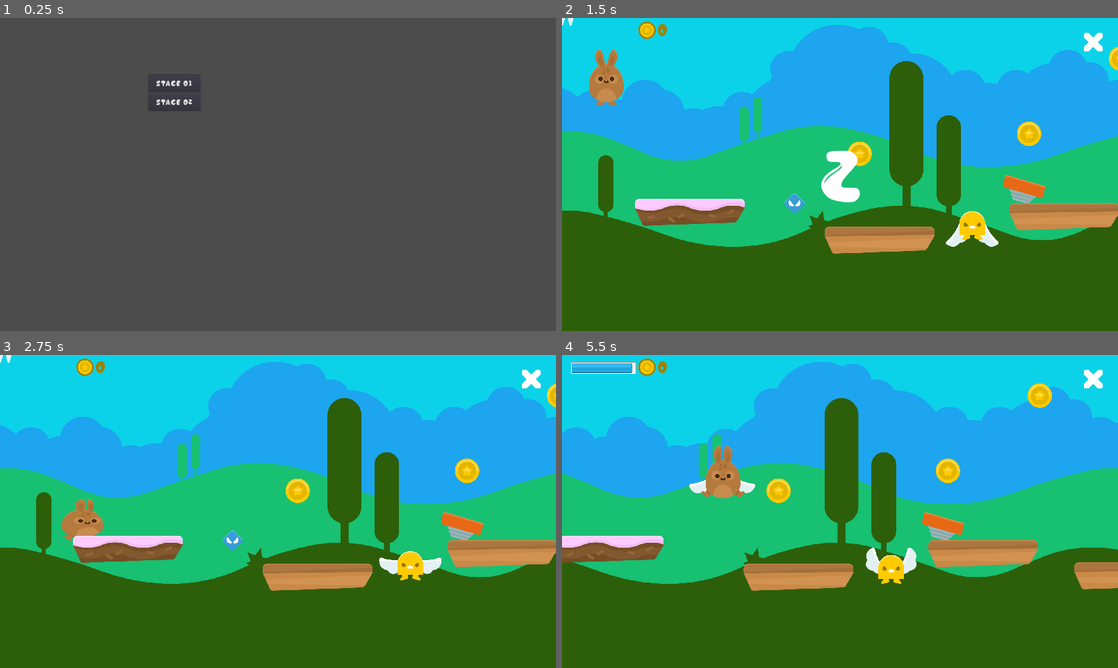
Above: before the commit, frames 1-4 (two rows, left to right).
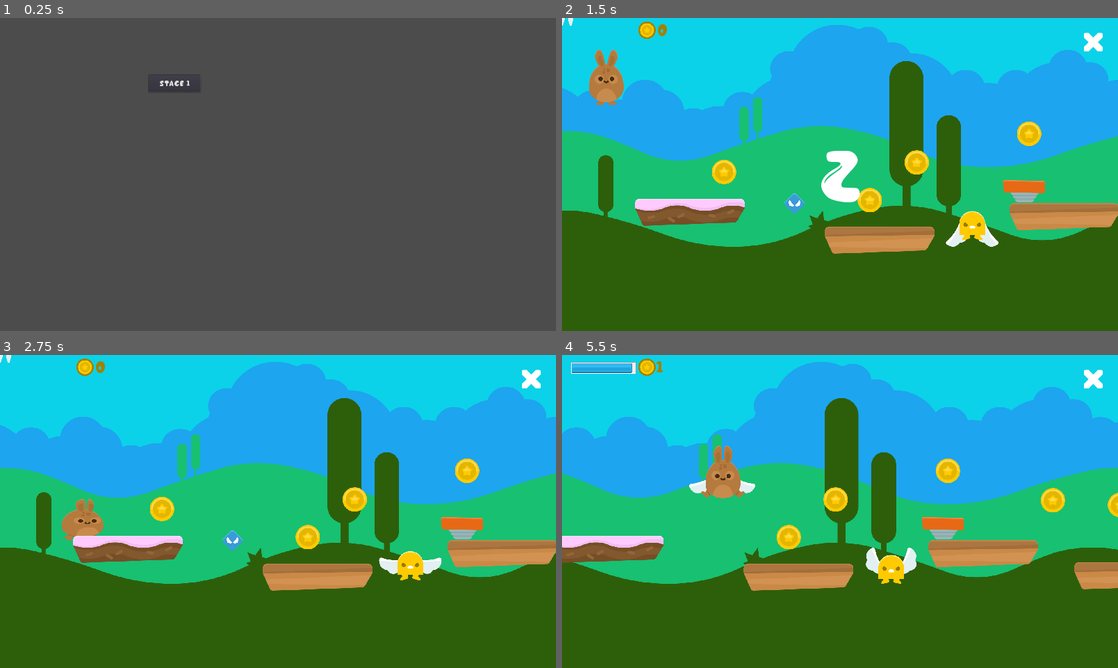
Above: after the commit, the same moments.

Repository: catalunha/bunnerrunner
Game: Godot game, scene res://scenes/game.tscn
The game is run twice, just before and just after one commit, with the same random seed, the same clock (stepped at 60 frames per second) and the same inputs.
Inputs (mouse positions are in pixels of both pictures, inside the frame that each line leads up to):
- Up to frame 1 (0.25 s): no input
- Up to frame 2 (1.5 s): click "Stage 01" (after the commit: "Stage 1") at 0.5 s; move the mouse to (962, 158) at 1.27 s; tap Ctrl (jump) at 1.35 s; click (962, 158) at 1.42 s
- Up to frame 3 (2.75 s): tap Ctrl (jump) at 1.52, 1.82, 2.1, 2.27, 2.57 s; move the mouse to (166, 527) at 2.02 s; click (166, 527) at 2.17 s
- Up to frame 4 (5.5 s): move the mouse to (895, 442) at 2.77 s; tap Ctrl (jump) at 2.85, 3.6, 3.77, 4.07, 4.35, 4.52, 4.82, 5.1, 5.27 s; click (895, 442) at 2.92 s; move the mouse to (812, 574) at 3.52 s; click (812, 574) at 3.67 s; move the mouse to (1006, 558) at 4.27 s; click (1006, 558) at 4.42 s; move the mouse to (673, 464) at 5.02 s; click (673, 464) at 5.17 s

The runs differ from the first frame. In frame 1, 0.2% of the frame differs, in the area x 28-35%, y 20-30%; in frame 2, 1.3%; in frame 3, 1.4%; in frame 4, 1.7%, in the area x 17-100%, y 2-62%.

Commit message:
fim projeto

Diff:
--- a/project.godot
+++ b/project.godot
@@ -18,6 +18,10 @@
 config/name="bunnerrunner"
 run/main_scene="res://scenes/game.tscn"
 config/icon="res://icon.png"
+
+[autoload]
+
+GameData="*res://scripts/game_data.gd"
 
 [debug]
 
--- a/resources/player_skin_brown.tres
+++ b/resources/player_skin_brown.tres
@@ -13,6 +13,11 @@
 "name": "idle",
 "speed": 5.0
 }, {
+"frames": [ ExtResource( 2 ), ExtResource( 3 ) ],
+"loop": true,
+"name": "victory",
+"speed": 5.0
+}, {
 "frames": [ ExtResource( 3 ) ],
 "loop": true,
 "name": "jump",
@@ -23,11 +28,6 @@
 "name": "walk",
 "speed": 5.0
 }, {
-"frames": [ ExtResource( 2 ), ExtResource( 3 ) ],
-"loop": true,
-"name": "victory",
-"speed": 5.0
-}, {
 "frames": [ ExtResource( 5 ) ],
 "loop": true,
 "name": "hurt",
--- a/scenes/game.tscn
+++ b/scenes/game.tscn
@@ -98,14 +98,10 @@
 }
 
 [node name="stage_button" parent="interface/stage_buttons" instance=ExtResource( 1 )]
+text = "Stage 1"
 stage = "res://scenes/test_area.tscn"
 music = "res://music/happy.ogg"
-
-[node name="stage_button2" parent="interface/stage_buttons" instance=ExtResource( 1 )]
-margin_top = 64.0
-margin_bottom = 124.0
-text = "Stage 02"
-stage = "res://scenes/test_area.tscn"
+stage_name = "stage1"
 
 [node name="stream_victory" type="AudioStreamPlayer" parent="."]
 stream = ExtResource( 7 )
--- a/scenes/golden_carrot.tscn
+++ b/scenes/golden_carrot.tscn
@@ -29,7 +29,7 @@
 tracks/0/imported = false
 tracks/0/enabled = true
 tracks/0/keys = {
-"times": PoolRealArray( 0, 0.5, 0.6, 0.7 ),
+"times": PoolRealArray( 0.1, 0.6, 0.7, 0.8 ),
 "transitions": PoolRealArray( 1, 1, 1, 1 ),
 "update": 0,
 "values": [ Vector2( 0, 0 ), Vector2( 0, 0 ), Vector2( 0, 0 ), Vector2( 0, 0 ) ]
@@ -41,7 +41,7 @@
 tracks/1/imported = false
 tracks/1/enabled = true
 tracks/1/keys = {
-"times": PoolRealArray( 0, 0.5, 0.6, 0.7 ),
+"times": PoolRealArray( 0.1, 0.6, 0.7, 0.8 ),
 "transitions": PoolRealArray( 1, 1, 1, 1 ),
 "update": 0,
 "values": [ 0.0, 0.0, 0.0, 0.0 ]
@@ -53,7 +53,7 @@
 tracks/2/imported = false
 tracks/2/enabled = true
 tracks/2/keys = {
-"times": PoolRealArray( 0, 0.5, 0.6, 0.7 ),
+"times": PoolRealArray( 0.1, 0.6, 0.7, 0.8 ),
 "transitions": PoolRealArray( 1, 1, 1, 1 ),
 "update": 0,
 "values": [ Vector2( 1.60094, 1.60094 ), Vector2( 1, 1 ), Vector2( 1.68031, 1.68031 ), Vector2( 1, 1 ) ]
@@ -65,10 +65,10 @@
 tracks/3/imported = false
 tracks/3/enabled = true
 tracks/3/keys = {
-"times": PoolRealArray( 0.5 ),
-"transitions": PoolRealArray( 1 ),
+"times": PoolRealArray( 0.6, 1.1 ),
+"transitions": PoolRealArray( 1, 1 ),
 "update": 1,
-"values": [ true ]
+"values": [ true, false ]
 }
 tracks/4/type = "value"
 tracks/4/path = NodePath("audio:playing")
@@ -77,16 +77,30 @@
 tracks/4/imported = false
 tracks/4/enabled = true
 tracks/4/keys = {
-"times": PoolRealArray( 0, 0.9 ),
+"times": PoolRealArray( 0.1, 1 ),
 "transitions": PoolRealArray( 1, 1 ),
 "update": 1,
 "values": [ true, false ]
+}
+tracks/5/type = "value"
+tracks/5/path = NodePath("sprite:modulate")
+tracks/5/interp = 1
+tracks/5/loop_wrap = true
+tracks/5/imported = false
+tracks/5/enabled = true
+tracks/5/keys = {
+"times": PoolRealArray( 0.1, 0.4 ),
+"transitions": PoolRealArray( 1, 1 ),
+"update": 0,
+"values": [ Color( 1, 1, 1, 0 ), Color( 1, 1, 1, 1 ) ]
 }
 
 [node name="golden_carrot" type="Node2D"]
 script = ExtResource( 4 )
 
 [node name="sprite" type="Sprite" parent="."]
+modulate = Color( 1, 1, 1, 0 )
+scale = Vector2( 1.60094, 1.60094 )
 texture = ExtResource( 1 )
 
 [node name="particles" type="Particles2D" parent="."]
--- /dev/null
+++ b/scenes/golden_carrots.tscn
@@ -0,0 +1,21 @@
+[gd_scene load_steps=3 format=2]
+
+[ext_resource path="res://scenes/golden_carrot.tscn" type="PackedScene" id=1]
+[ext_resource path="res://scripts/golden_carrots.gd" type="Script" id=2]
+
+[node name="golden_carrots" type="Node2D"]
+position = Vector2( 1646.42, 783.17 )
+scale = Vector2( 2, 2 )
+script = ExtResource( 2 )
+
+[node name="golden_carrot" parent="." instance=ExtResource( 1 )]
+position = Vector2( 45.2549, 11.3137 )
+scale = Vector2( 2, 2 )
+
+[node name="golden_carrot2" parent="." instance=ExtResource( 1 )]
+position = Vector2( -79.5818, -4.24261 )
+scale = Vector2( 2, 2 )
+
+[node name="golden_carrot3" parent="." instance=ExtResource( 1 )]
+position = Vector2( -215.308, -22.4717 )
+scale = Vector2( 2, 2 )
--- a/scenes/test_area.tscn
+++ b/scenes/test_area.tscn
@@ -33,7 +33,6 @@
 
 [node name="coil" parent="." instance=ExtResource( 2 )]
 position = Vector2( 1595.27, 580.534 )
-rotation = 0.261799
 
 [node name="carrot" parent="." instance=ExtResource( 10 )]
 position = Vector2( 2469, 624.316 )
@@ -48,13 +47,19 @@
 [node name="coins" type="Node" parent="."]
 
 [node name="coin" parent="coins" instance=ExtResource( 3 )]
-position = Vector2( 1028.18, 468.369 )
+position = Vector2( 559.49, 531.365 )
 
 [node name="coin2" parent="coins" instance=ExtResource( 3 )]
-position = Vector2( 1930, 139.908 )
+position = Vector2( 1063.17, 628.757 )
+
+[node name="coin5" parent="coins" instance=ExtResource( 3 )]
+position = Vector2( 1225.09, 498.591 )
 
 [node name="coin4" parent="coins" instance=ExtResource( 3 )]
-position = Vector2( 2255.06, 466.966 )
+position = Vector2( 2207.18, 517.363 )
+
+[node name="coin6" parent="coins" instance=ExtResource( 3 )]
+position = Vector2( 1975.42, 501.489 )
 
 [node name="coin3" parent="coins" instance=ExtResource( 3 )]
 position = Vector2( 1612.9, 399.448 )
@@ -63,7 +68,6 @@
 
 [node name="fly_powerup" parent="fly_powerups" instance=ExtResource( 6 )]
 position = Vector2( 803.381, 639.732 )
-time = 10.0
 
 [node name="wingmans" type="Node" parent="."]
 
--- a/scripts/game.gd
+++ b/scripts/game.gd
@@ -1,8 +1,22 @@
 extends Node
 
 enum {MENU,LOADING,LOADED}
+var prize_carrots = [
+	{	'average': 0.3,
+		'prize':1
+	},
+	{	'average': 0.6,
+		'prize':2
+	},
+	{	'average': 1,
+		'prize':3
+	}
+]
+var pre_golden_carrots = preload("res://scenes/golden_carrots.tscn")
+var golden_carrots
 var status = MENU
 var current_stage
+var current_stage_name
 var current_music
 var loaded_stage
 var ref_stage
@@ -17,6 +31,7 @@
 	if status == MENU:
 		status = LOADING
 		current_stage = button.stage
+		current_stage_name = button.stage_name
 		current_music = button.music
 		$interface.visible = false
 		load_stage()
@@ -38,7 +53,7 @@
 	yield($HUD/count_down/anim,'animation_finished')
 	get_tree().call_group('player','start')
 	play_music()
-	print(stage_coins)
+
 
 func player_died():
 	load_stage()
@@ -53,8 +68,20 @@
 	$stream_victory.play()
 	var timer = get_tree().create_timer(4)
 	yield(timer,"timeout")
+	var carrots_average = float($HUD/controls/coin_counter.coins)/float(stage_coins)
+	var prize = 0
+	for item in prize_carrots:
+		if carrots_average >= item['average']:
+			prize = item['prize']
+	#print('prize:',prize)
+	GameData.save_prize(current_stage_name,prize)
+	golden_carrots = pre_golden_carrots.instance()
+	$HUD.add_child(golden_carrots)
+	golden_carrots.play(prize)
+	yield(golden_carrots,'carrots_finished')
+	yield(get_tree().create_timer(5),"timeout")
 	exit_stage()
-	print($HUD/controls/coin_counter.coins)
+
 
 func _on_stage_exit_pressed():
 	exit_stage()
@@ -67,6 +94,8 @@
 	$HUD/stage_exit.visible = false
 	$HUD/count_down.visible = false
 	status = MENU
+	if golden_carrots != null and weakref(golden_carrots):
+		golden_carrots.queue_free()
 
 func play_music():
 	if current_music:
--- /dev/null
+++ b/scripts/game_data.gd
@@ -0,0 +1,15 @@
+extends Node
+
+var file_prize = 'user://prize'
+var prizes = {}
+
+func save_prize(stage,prize):
+	print(stage,prize)
+	prizes[stage]=prize
+	print(prizes)
+	var file = File.new()
+	var err = file.open(file_prize,File.WRITE)
+	if err == OK:
+		file.store_string(to_json(prizes))
+		file.close()
+		print('file save')
--- /dev/null
+++ b/scripts/golden_carrots.gd
@@ -0,0 +1,15 @@
+extends Node2D
+
+signal carrots_finished
+
+func _ready():
+#	play(2)
+	pass
+
+func play(carrots):
+	carrots = clamp(carrots,0,3)
+	for c in range(carrots):
+		var carrot = get_child(c)
+		carrot.play()
+		yield(carrot,'finished')
+	emit_signal('carrots_finished')
--- a/scripts/stage_button.gd
+++ b/scripts/stage_button.gd
@@ -2,6 +2,7 @@
 
 export(String,FILE) var stage
 export(String,FILE) var music
+export var stage_name = 'stage'
 
 func _ready():
 	pass
